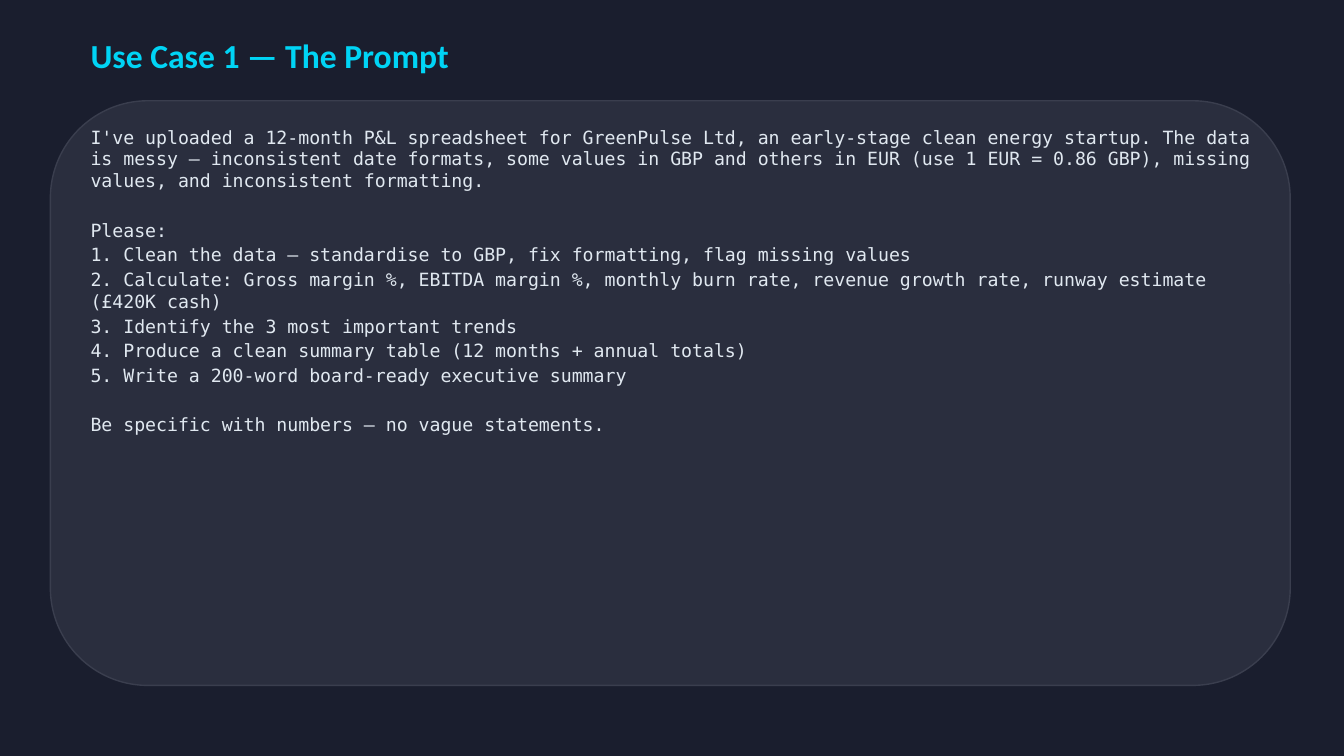
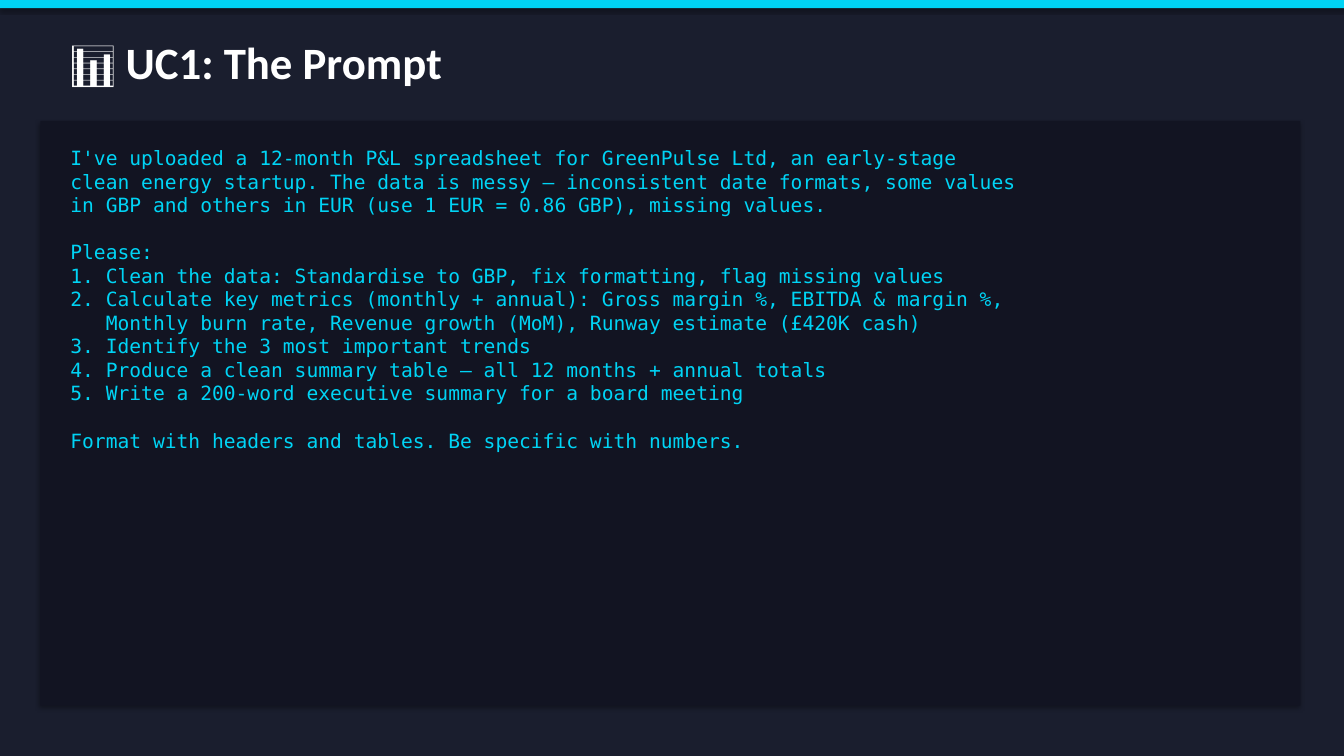
Before and after one commit to ark-medicea/ai-talks-furquan, a slide deck: slide 4 of slides/talk-2-workshop.pptx. Drawn at 1344x756 pixels with LibreOffice and Linux fonts; fonts in the diff are those of the drawing. Boxes give left, top, right and bottom in pixels: in the first picture for what was removed or moved away, otherwise in the second. Text is boxed around its words. In the diff, an @@ line names an element or a change of style, - is before the commit and + after.

Commit message:
Rebuild PowerPoint decks with all updates (GBP, models, MCP, workflows, prompting)

```diff
--- a/slides/talk-2-workshop.pptx
+++ b/slides/talk-2-workshop.pptx
@@ rectangle added at [0,0,1344,8], fill #00D4F5 @@
@@ text at [126,47,442,86]: text changed; size 24 to 32 pt; text colour #00D4F5 to #FFFFFF @@
-Use Case 1 — The Prompt
+📊 UC1: The Prompt
@@ rounded rectangle removed at [50,101,1291,686] @@
@@ rectangle added at [40,121,1301,706], fill #121422 @@
@@ text at [70,150,1015,452]: text changed; size 13 to 14 pt; text colour #E0E8F0 to #00D4F5 @@
-I've uploaded a 12-month P&L spreadsheet for GreenPulse Ltd, an early-stage clean energy startup. The data is messy — inconsistent date formats, some values in GBP and others in EUR (use 1 EUR = 0.86 GBP), missing values, and inconsistent formatting.
-Please:
-1. Clean the data — standardise to GBP, fix formatting, flag missing values
-2. Calculate: Gross margin %, EBITDA margin %, monthly burn rate, revenue growth rate, runway estimate (£420K cash)
-3. Identify the 3 most important trends
-4. Produce a clean summary table (12 months + annual totals)
-5. Write a 200-word board-ready executive summary
-Be specific with numbers — no vague statements.
+I've uploaded a 12-month P&L spreadsheet for GreenPulse Ltd, an early-stage
+clean energy startup. The data is messy — inconsistent date formats, some values
+in GBP and others in EUR (use 1 EUR = 0.86 GBP), missing values.
+Please:
+1. Clean the data: Standardise to GBP, fix formatting, flag missing values
+2. Calculate key metrics (monthly + annual): Gross margin %, EBITDA & margin %,
+Monthly burn rate, Revenue growth (MoM), Runway estimate (£420K cash)
+3. Identify the 3 most important trends
+4. Produce a clean summary table — all 12 months + annual totals
+5. Write a 200-word executive summary for a board meeting
+Format with headers and tables. Be specific with numbers.
```
Also in this commit, not shown: 6 other slides changed, 13 slides added, 13 slides removed, 1 other file.
